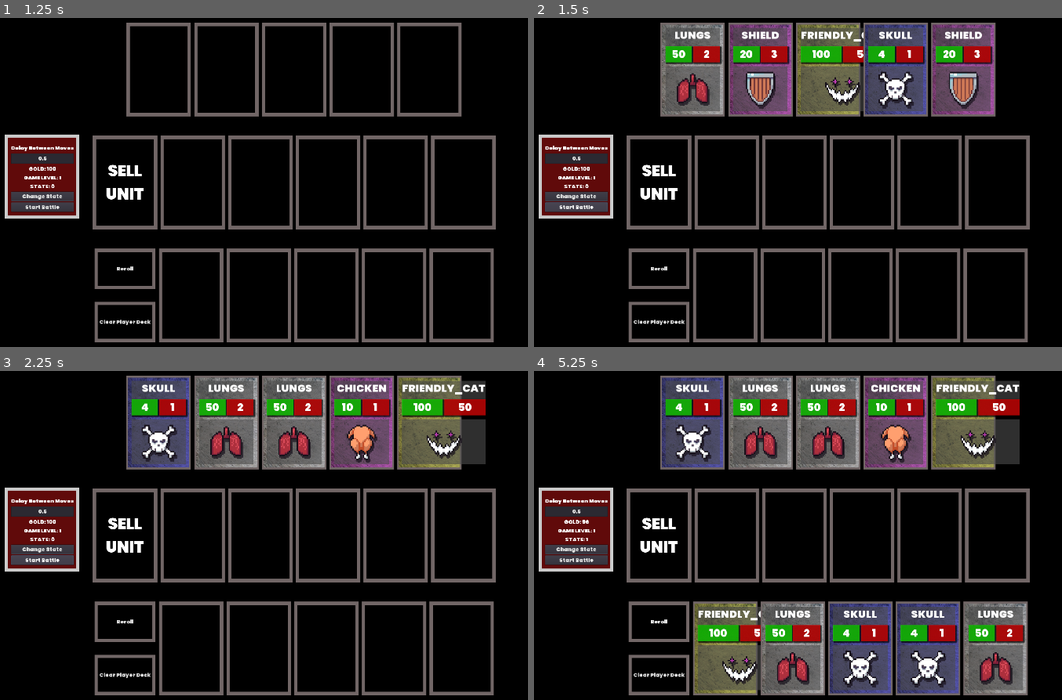
Above: before the commit, frames 1-4 (two rows, left to right).
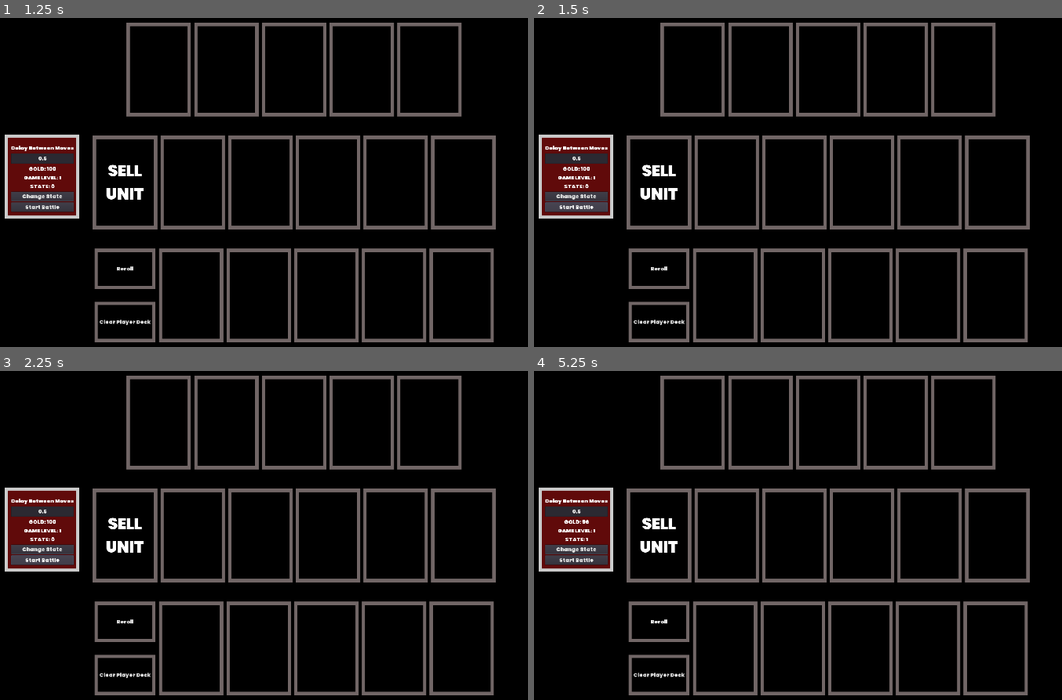
Above: after the commit, the same moments.

Repository: RM35/steel-chalk-asset
Game: Godot game, scene res://main_menu/main_menu.tscn
Two runs of this game, one before a commit and one after it. Both use one fixed random seed, a clock stepped at 60 frames per second and the inputs below.
Inputs:
- Up to frame 1 (1.25 s): click "PLAY" at 0.5 s
- Up to frame 2 (1.5 s): click "Start Battle" at 1.25 s
- Up to frame 3 (2.25 s): click "Start Battle" at 2 s
- Up to frame 4 (5.25 s): click "Reroll" at 2.75 s; click "Clear Player Deck" at 3.5 s; click "Change State" at 4.25 s; click "Reroll" at 5 s

Frame 1 is identical in both runs. In frame 2, 16% of the frame differs, in the area x 24-88%, y 1-30%; in frame 3, 17%; in frame 4, 32%, in the area x 24-94%, y 1-99%.
Error after the commit: Invalid type in built-in function 'load'. Cannot convert argument 1 from Nil to String. (res://world/world.gd:105)

Commit message:
feat: preload all card types on _ready

Diff:
--- a/world/world.gd
+++ b/world/world.gd
@@ -38,21 +38,26 @@
 	for child in shop_deck.get_children():
 		if child.get_filename() == "res://card_slot/card_slot.tscn":
 			shop_slots.append(child)
+	load_unit_data()
+
+func load_unit_data():
 	var dir = Directory.new()
+	var card_types_paths = []
 	if dir.open(unit_data_path) == OK:
 		dir.list_dir_begin()
 		var file_name = dir.get_next()
 		while file_name != "":
 			if !dir.current_is_dir():
-				card_types.append(unit_data_path + file_name)
+				card_types_paths.append(unit_data_path + file_name)
 			file_name = dir.get_next()
-	print(card_types)
+	# preload all card types
+	for unit_type in card_types_paths:
+		card_types.append(load(unit_type))
 
 func _process(delta):
 	$Debug/Panel/MarginContainer/VB/Level.text = "GAME LEVEL: " + str(game_level)
 	$Debug/Panel/MarginContainer/VB/Gold.text = "GOLD: " + str(player_gold)
 	$Debug/Panel/MarginContainer/VB/State.text = "STATE: " + str(game_state)
-
 
 #Debug
 func _on_Reroll_pressed():
